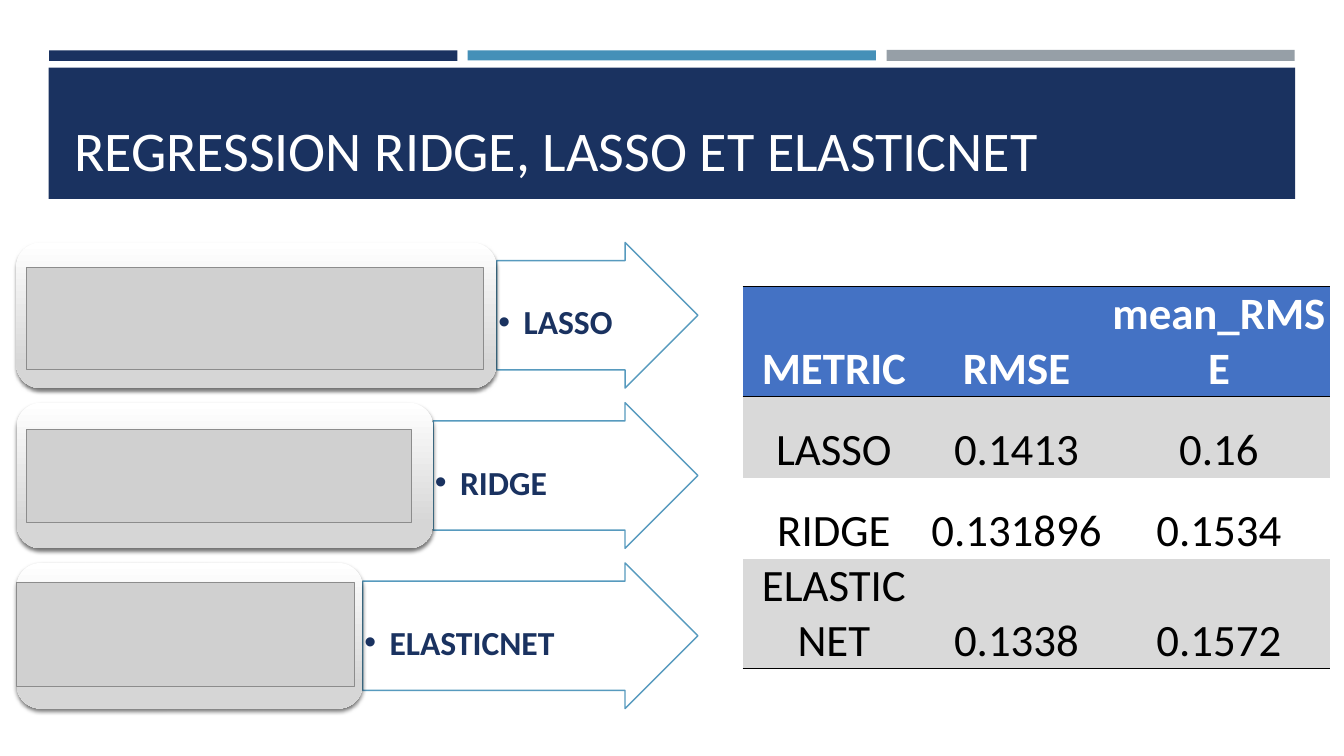
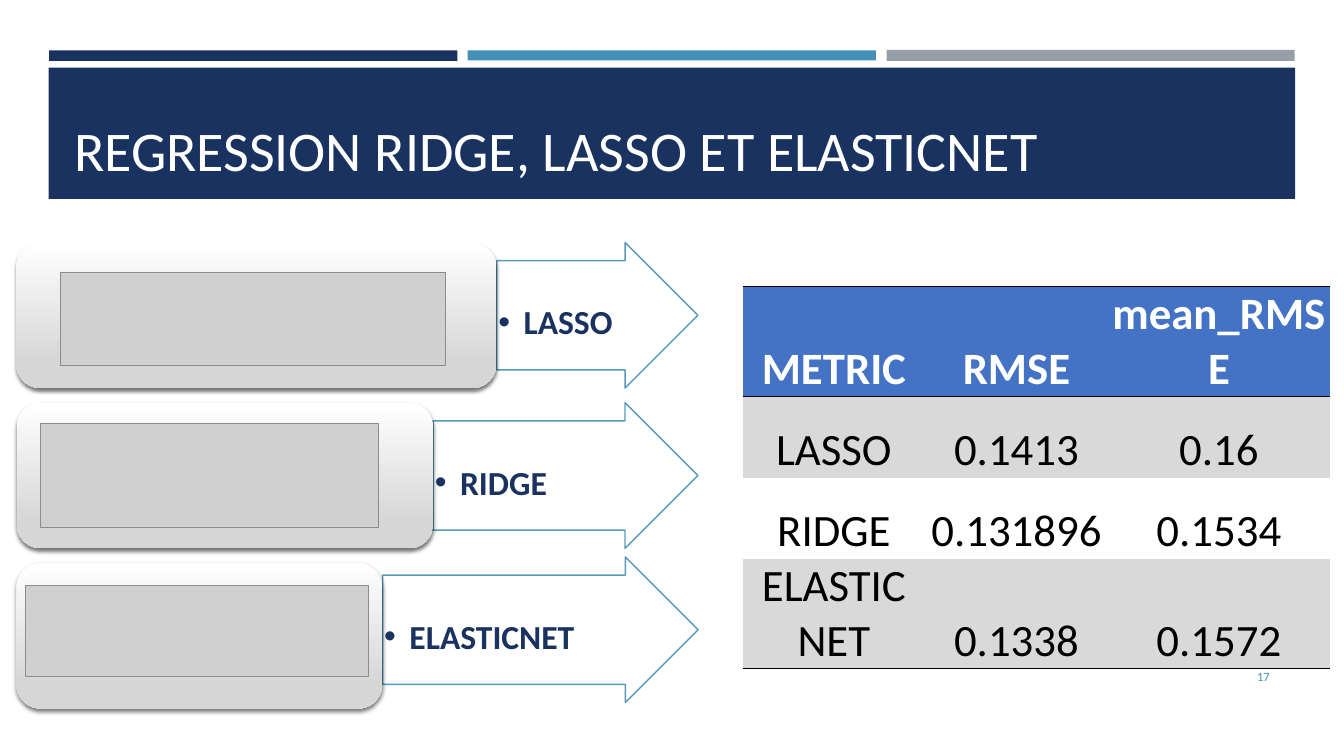
Before and after one commit to yasran02/Projet-ML-House-prices-predictions, a slide deck: slide 17 of Powerpoint/EXPOSE_ML.pptx (slide 16 before the commit). Drawn at 1344x756 pixels with LibreOffice and Linux fonts; fonts in the diff are those of the drawing; grey boxes stand for pictures. Boxes give left, top, right and bottom in pixels: in the first picture for what was removed or moved away, otherwise in the second. Text is boxed around its words. In the diff, an @@ line names an element or a change of style, - is before the commit and + after.

```diff
--- a/Powerpoint/EXPOSE_ML.pptx
+++ b/Powerpoint/EXPOSE_ML.pptx
@@ picture moved from (x1=27, y1=430, x2=412, y2=523) to (x1=60, y1=273, x2=446, y2=367) @@
@@ picture moved from (x1=16, y1=583, x2=354, y2=687) to (x1=40, y1=423, x2=378, y2=527) @@
@@ rounded rectangle resized from (x1=16, y1=563, x2=362, y2=708) to (x1=16, y1=563, x2=382, y2=708) @@
@@ right arrow resized from (x1=363, y1=563, x2=699, y2=708) to (x1=383, y1=558, x2=699, y2=703) @@
@@ picture resized from (x1=27, y1=268, x2=484, y2=370) to (x1=25, y1=586, x2=369, y2=678) @@
@@ text "ELASTICNET" moved from (x1=390, y1=633, x2=555, y2=656) to (x1=409, y1=627, x2=574, y2=650) @@
@@ page number added at (x1=1257, y1=673, x2=1270, y2=681), 9 pt, text #4590B8 @@
+17
```
Also in this commit, not shown: 33 other slides changed, 2 slides added.
